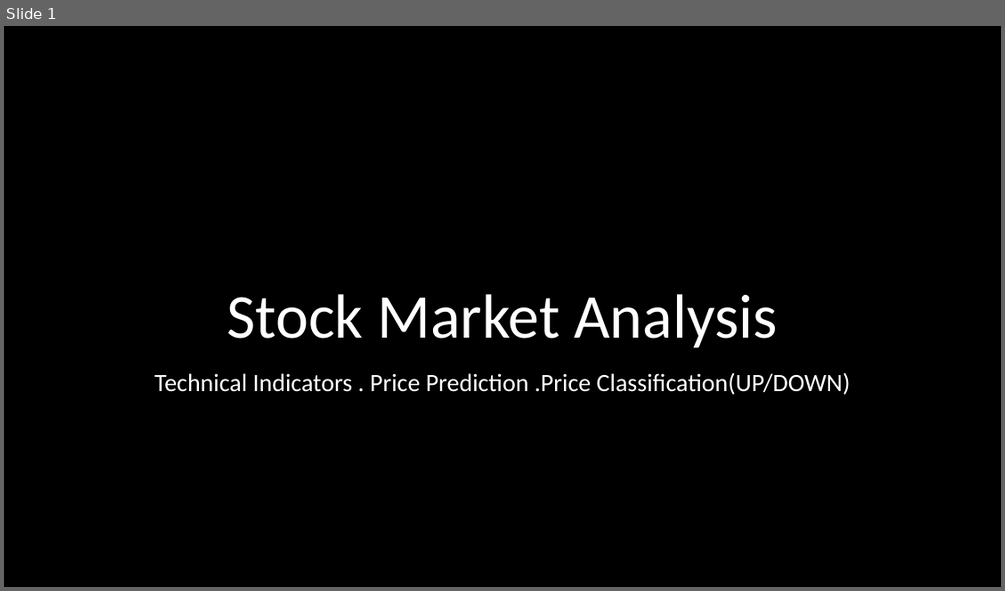
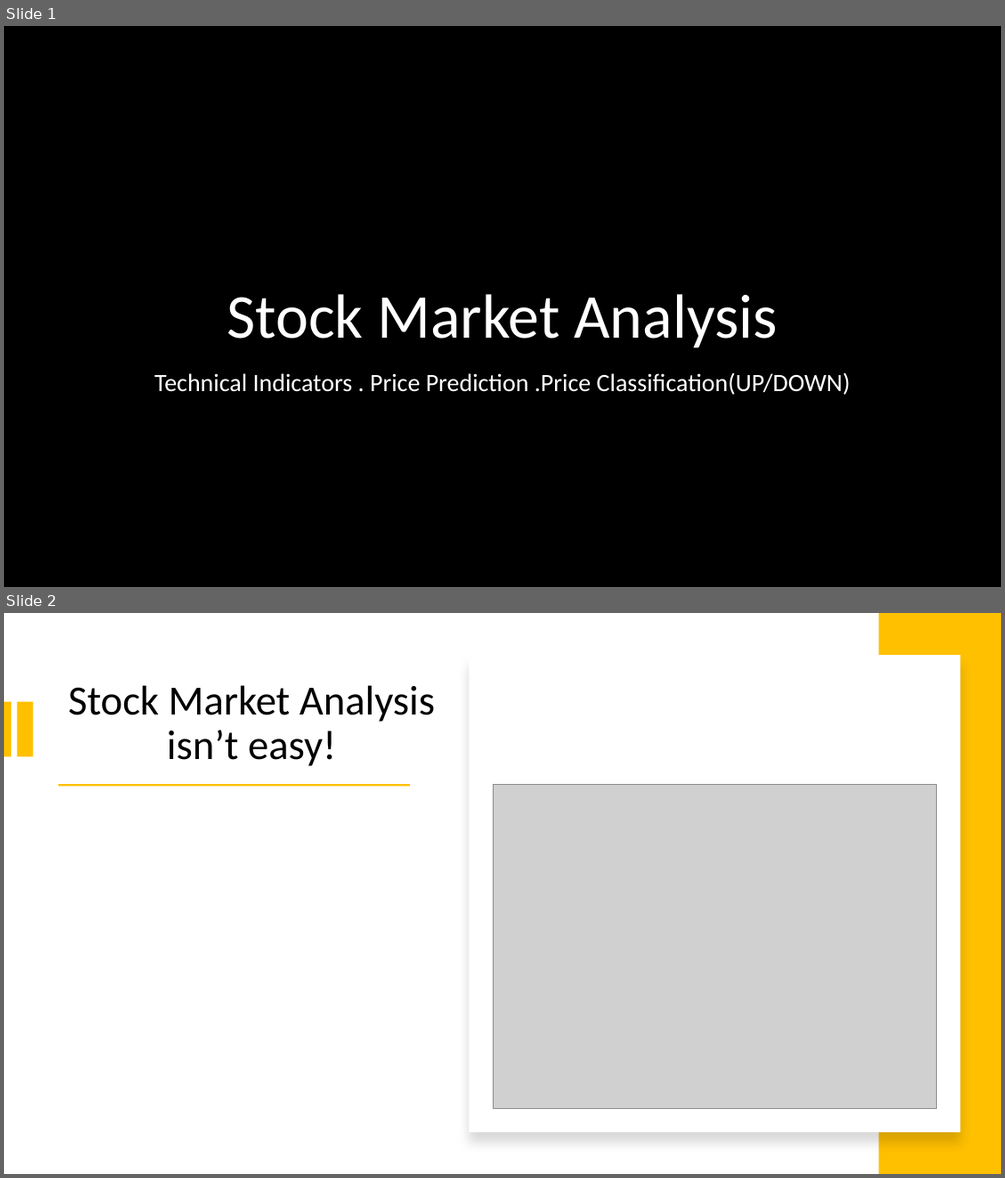
Before and after one commit to safarie1103/DSC680, a slide deck: Project1-stock-market-technical-indicators_and_Prediction/Milestone4/DSC680_Project1_Milestone3.pptx. Shown one above the other, each under a label of ours: slide 1 before the commit, slides 1 and 2 after it. The pictures are 1005x591 and 1005x1178 pixels, drawn with LibreOffice and Linux fonts; fonts in the diff are those of the drawing; grey boxes stand for pictures; background and template pictures are left out. Boxes give left, top, right and bottom in pixels: in the first picture for what was removed or moved away, otherwise in the second. Text is boxed around its words. In the diff, an @@ line names an element or a change of style, - is before the commit and + after.

```diff
--- a/Project1-stock-market-technical-indicators_and_Prediction/Milestone4/DSC680_Project1_Milestone3.pptx
+++ b/Project1-stock-market-technical-indicators_and_Prediction/Milestone4/DSC680_Project1_Milestone3.pptx
@@ slide 2 added at [4,613,1001,1174], background #FFFFFF @@
@@ rectangle added at [879,613,1001,1174], fill #FFC000 @@
@@ rectangle added at [469,655,961,1132], fill #FFFFFF @@
@@ title added at [68,685,435,766], 40 pt, text #000000 @@
+Stock Market Analysis isn’t easy!
@@ rectangle added at [4,701,11,756], fill #FFC000 @@
@@ rectangle added at [16,701,32,756], fill #FFC000 @@
@@ rectangle added at [58,784,410,787], fill #FFC000 @@
@@ picture added at [493,784,937,1109] @@
```
Also in this commit, not shown: 1 slide removed, 1 other file.
